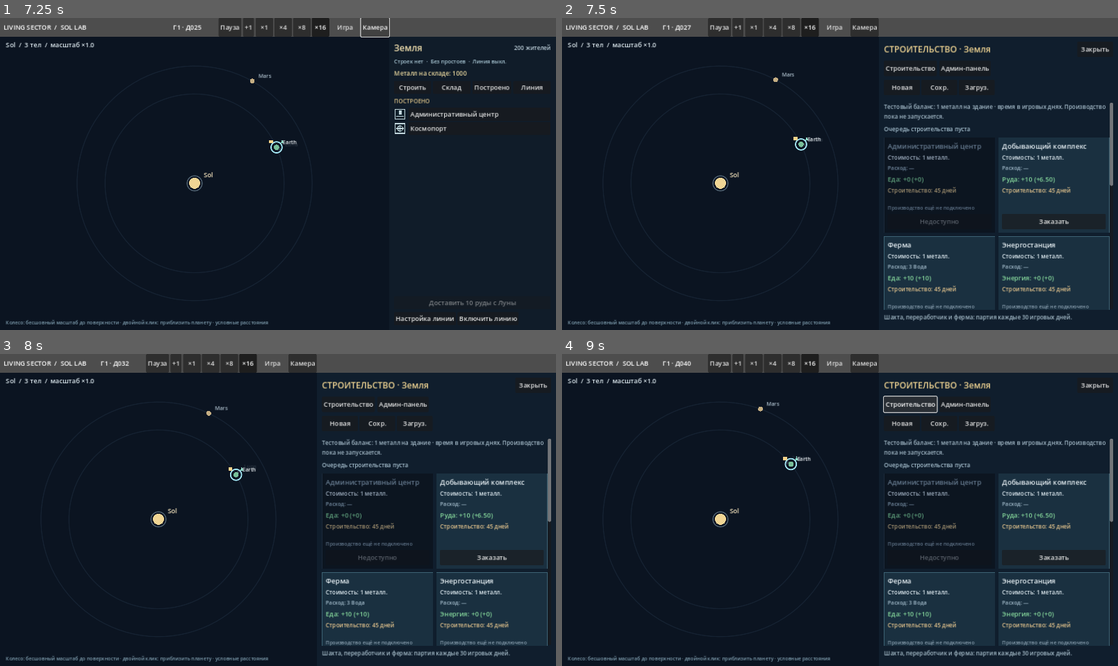
Above: before the commit, frames 1-4 (two rows, left to right).
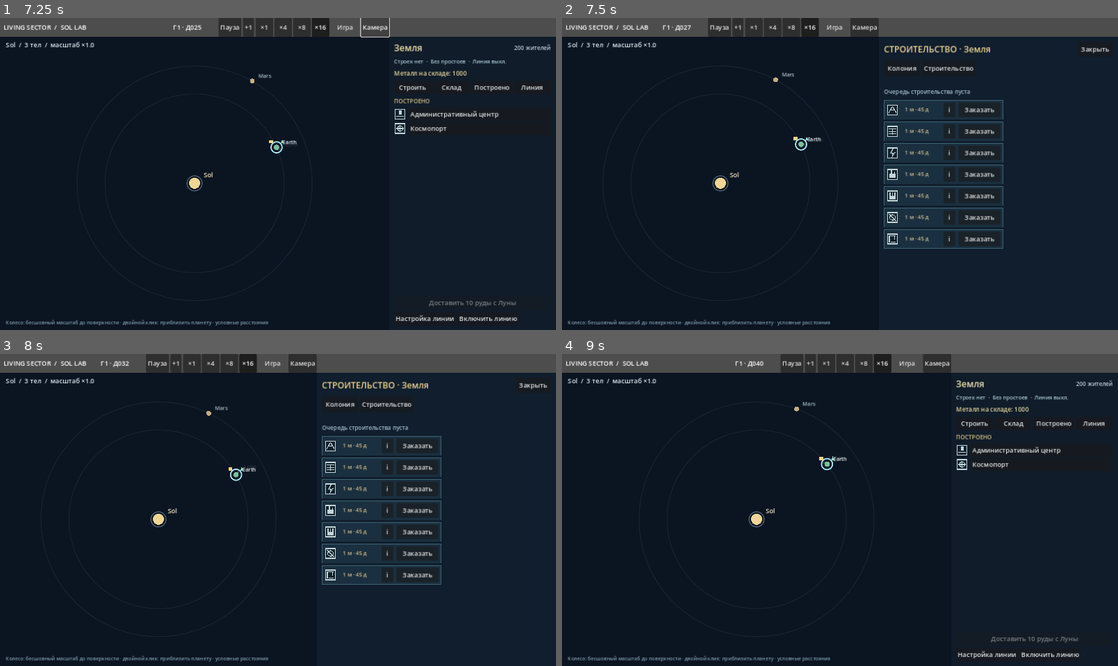
Above: after the commit, the same moments.

Repository: Mefits/Living-Sector
Game: Godot game, scene res://scenes/main.tscn
Two runs of this game, one before a commit and one after it. Both use one fixed random seed, a clock stepped at 60 frames per second and the inputs below.
Inputs (mouse positions are in pixels of both pictures, inside the frame that each line leads up to):
- Up to frame 1 (7.25 s): click "Пауза" at 0.5 s; click "Продолжить" at 1.25 s; click "+1" at 2 s; click "×1" at 2.75 s; click "×4" at 3.5 s; click "×8" at 4.25 s; click "×16" at 5 s; click "Игра" at 5.75 s; click "Камера" at 6.5 s
- Up to frame 2 (7.5 s): click "Строить" at 7.25 s
- Up to frame 3 (8 s): no input
- Up to frame 4 (9 s): click "Строительство" at 8 s; click (901, 403) at 8.75 s, where only the run after the commit has a clickable "Колония"

Frame 1 is identical in both runs. In frame 2, 8.1% of the frame differs, in the area x 57-100%, y 15-98%; in frame 3, 8.1%; in frame 4, 12%, in the area x 18-100%, y 0-98%.

Commit message:
feat(sol_lab): compact build catalog with unique building filtering and colony stock summary

Diff:
--- a/sol_lab/scripts/building_browser.gd
+++ b/sol_lab/scripts/building_browser.gd
@@ -11,6 +11,7 @@
 
 const Model = preload("res://scripts/sol_building_model.gd")
 const Calendar = preload("res://scripts/sol_calendar.gd")
+const Glyph = preload("res://scripts/view/colony_building_glyph.gd")
 var world: Dictionary = {}
 var active_sites: Array = []
 var now_native: float = 0.0
@@ -35,6 +36,8 @@
 var output_labels: Dictionary = {}
 var time_labels: Dictionary = {}
 var scroll: ScrollContainer
+var colony_line: Label
+var build_detail: Label
 
 func _ready() -> void:
  color = Color("#101e2d")
@@ -57,13 +60,11 @@
  var navigation := HBoxContainer.new()
  navigation.add_theme_constant_override("separation", 6)
  layout.add_child(navigation)
+ _button(navigation, "Колония", func(): close_requested.emit())
  _button(navigation, "Строительство", _navigate.bind("build"))
- _button(navigation, "Админ-панель", _navigate.bind("admin_buildings"))
- var game_controls := HBoxContainer.new()
- layout.add_child(game_controls)
- _button(game_controls, "Новая", func(): new_game_requested.emit())
- _button(game_controls, "Сохр.", func(): save_game_requested.emit())
- _button(game_controls, "Загруз.", func(): load_game_requested.emit())
+ colony_line = _label(layout, "", 14, Color("#e1d1a4"))
+ colony_line.clip_text = true
+ colony_line.text_overrun_behavior = TextServer.OVERRUN_TRIM_ELLIPSIS
 
  tabs = HBoxContainer.new()
  tabs.add_theme_constant_override("separation", 4)
@@ -88,6 +89,14 @@
  world = source_world
  config = settings
  body_id = selected_id
+ var residents: int = 0
+ for value in world.get("populations", []):
+  if str(value.get("facility_id", "")) == body_id + "-colony":
+   residents += int(value.get("population_count", 0))
+ var warehouse_present: bool = Model.colony(world, body_id)
+ set_colony_summary(str(Model.PLANET_NAMES.get(body_id, body_id)),
+  residents, {"present": warehouse_present,
+   "supply": {"metals": Model.stock(world, body_id)}})
  _navigate("admin_buildings" if admin else "build")
  show()
 
@@ -116,6 +125,17 @@
   return
  body_id = new_id
  _navigate(page)
+
+func set_colony_summary(name_ru: String, residents: int,
+        inventory: Dictionary) -> void:
+ var supply: Dictionary = inventory.get("supply", {})
+ var state: String = ("%s · %d жителей · металл %s" % [
+  name_ru, residents,
+  Model.batch_amount(float(supply.get("metals", 0)))]) if bool(
+  inventory.get("present", false)) else name_ru + " · нет колонии"
+ if colony_line != null:
+  colony_line.text = state
+  colony_line.tooltip_text = state
 
 func set_dock_width(value: float) -> void:
  dock_width = maxf(260.0, value)
@@ -158,9 +178,10 @@
  queue_rows.clear()
  queue_membership.clear()
  queue_mounted = false
+ build_detail = null
  grid = null
  scroll.scroll_vertical = 0
- feedback.text = "Шахта, переработчик и ферма: партия каждые 30 игровых дней."
+ feedback.text = ""
  var planet_name: String = ("Земля" if body_id == "earth"
   else ("Луна" if body_id == "luna" else "Марс"))
  if page == "build":
@@ -186,38 +207,39 @@
   _button(footer, "Сброс", func(): reset_requested.emit())
 
 func _cards(editable: bool) -> void:
- _label(cards_root, "Тестовый баланс: 1 металл на здание · время в игровых днях." +
-  " Производство пока не запускается.", 14, Color("#a3b9c7"))
  if not editable:
   queue_panel = VBoxContainer.new()
   cards_root.add_child(queue_panel)
   _refresh_queue()
+  build_detail = _label(cards_root, "", 14, Color("#afc8d4"))
+  build_detail.autowrap_mode = TextServer.AUTOWRAP_WORD_SMART
+  build_detail.hide()
  grid = GridContainer.new()
- grid.columns = 3
+ grid.columns = 3 if editable else 1
  grid.size_flags_horizontal = Control.SIZE_EXPAND_FILL
- grid.add_theme_constant_override("h_separation", 8)
- grid.add_theme_constant_override("v_separation", 8)
+ grid.add_theme_constant_override("h_separation", 7)
+ grid.add_theme_constant_override("v_separation", 5)
  cards_root.add_child(grid)
  var buildings: Dictionary = config.get("buildings", {})
  for building in Model.BUILDINGS:
   var id: String = str(building["id"])
   var row: Dictionary = buildings.get(id, {})
   var available: bool = Model.available(building, buildings, world, body_id)
+  var existing: bool = Model.built_or_pending(world, body_id, id)
   var card := PanelContainer.new()
   var style := StyleBoxFlat.new()
-  style.bg_color = Color("#1a3040") if available else Color("#111c29")
-  style.border_color = Color("#3d6374") if available else Color("#27394b")
+  style.bg_color = Color("#1a3040") if available or editable else Color("#111c29")
+  style.border_color = Color("#3d6374") if available or editable else Color("#27394b")
   style.set_border_width_all(1)
-  style.set_content_margin_all(9)
+  style.set_content_margin_all(6)
   card.add_theme_stylebox_override("panel", style)
   grid.add_child(card)
   card_nodes.append(card)
-  var stack := VBoxContainer.new()
-  stack.add_theme_constant_override("separation", 5)
-  card.add_child(stack)
-  var name_label: Label = _label(stack, str(building["name"]), 17,
-   Color("#e7f0f4") if available or editable else Color("#8da3b2"))
   if editable:
+   var stack := VBoxContainer.new()
+   stack.add_theme_constant_override("separation", 5)
+   card.add_child(stack)
+   var name_label: Label = _label(stack, str(building["name"]), 16)
    _spin(stack, "Металлы", float(row.get("metals", 0)),
     _edit_building.bind(id, "metals"), 1, 100000)
    _spin(stack, "Дней", float(row.get("days", 45)),
@@ -229,43 +251,58 @@
    if str(building["product"]) != "none":
     _spin(stack, "Базовый выпуск", float(row.get("base", 0)),
      _edit_building.bind(id, "base"), 1, 100000)
+   output_labels[id] = _label(stack, _production(building), 15)
+   time_labels[id] = _label(stack, _construction_time(building), 13)
   else:
-   _label(stack, "Стоимость: %d металл." % int(
-    row.get("metals", 1)), 14)
-   var inputs: Array[String] = []
-   for resource in building.get("inputs", {}).keys():
-    inputs.append("%d %s" % [
-     int(row.get("input_" + str(resource), 0)),
-     Model.resource_label(str(resource))])
-   _label(stack, "Расход: " + (
-    " + ".join(inputs) if not inputs.is_empty() else "—"), 13,
-    Color("#a4bdcc"))
-  output_labels[id] = _label(stack, _production(building), 16,
-   Color("#85d79b"))
-  time_labels[id] = _label(stack, _construction_time(building), 14,
-   Color("#e0c18b"))
-  var spacer := Control.new()
-  spacer.size_flags_vertical = Control.SIZE_EXPAND_FILL
-  stack.add_child(spacer)
-  if id not in ["mining_rig", "refinery"]:
-   _label(stack, "Производство ещё не подключено", 12,
-    Color("#889eae"))
-  if not editable:
-   var action := _button(stack,
-    "Заказать" if available else "Недоступно",
+   card.visible = not existing
+   var line := HBoxContainer.new()
+   line.add_theme_constant_override("separation", 7)
+   card.add_child(line)
+   var symbol := Glyph.new()
+   symbol.kind = id
+   symbol.tint = Color("#c4d5d8")
+   line.add_child(symbol)
+   var label: Label = _label(line, str(building["name"]), 15,
+    Color("#e7f0f4") if available else Color("#8da3b2"))
+   label.size_flags_horizontal = Control.SIZE_EXPAND_FILL
+   label.clip_text = true
+   label.text_overrun_behavior = TextServer.OVERRUN_TRIM_ELLIPSIS
+   var price := _label(line, "%d м · %d д" % [
+    int(row.get("metals", 1)),
+    Model.construction_days(building, buildings)], 13,
+    Color("#d5bb8c"))
+   price.custom_minimum_size.x = 88
+   var info := _button(line, "i", _show_building_detail.bind(id))
+   info.custom_minimum_size = Vector2(30, 32)
+   var action := _button(line,
+    "Заказать" if available else "Нет ресурсов",
     _request_build.bind(id))
+   action.custom_minimum_size = Vector2(104, 32)
    action.disabled = not available
-   if not available:
-    card.modulate = Color(0.71, 0.74, 0.79, 1.0)
    build_controls[id] = {
-    "card": card, "title": name_label, "button": action,
-    "available": available
+    "card": card, "title": label, "button": action,
+    "available": available, "hidden": existing
    }
  _fit_cards()
 
+func _show_building_detail(building_id: String) -> void:
+ if build_detail == null:
+  return
+ var item: Dictionary = Model.find_building(building_id)
+ if item.is_empty():
+  return
+ var inputs: Array[String] = []
+ for resource in item.get("inputs", {}).keys():
+  var value: int = int(config["buildings"][building_id].get(
+   "input_" + str(resource), item["inputs"][resource]))
+  inputs.append("%d %s" % [value, Model.batch_unit(str(resource))])
+ var output: String = _production(item) if str(item.get("product", "")) != "none" else "Сервисное здание"
+ build_detail.text = "%s · %s · %s · Расход: %s" % [
+  str(item["name"]), _construction_time(item), output,
+  ", ".join(inputs) if not inputs.is_empty() else "нет"]
+ build_detail.show()
+
 func refresh_build_availability() -> void:
- # A production batch or completed site changes stock/eligibility,
- # not the structure of the card grid. Preserve every scene node.
  if not visible or page != "build":
   return
  var buildings: Dictionary = config.get("buildings", {})
@@ -274,24 +311,31 @@
   var controls: Dictionary = build_controls.get(id, {})
   if controls.is_empty():
    continue
+  var existing: bool = Model.built_or_pending(world, body_id, id)
+  var card: PanelContainer = controls["card"]
+  card.visible = not existing
   var available: bool = Model.available(building, buildings, world, body_id)
   if available == bool(controls["available"]):
    continue
   controls["available"] = available
-  var card: PanelContainer = controls["card"]
-  var box: StyleBoxFlat = card.get_theme_stylebox("panel") as StyleBoxFlat
-  box.bg_color = Color("#1a3040") if available else Color("#111c29")
-  box.border_color = Color("#3d6374") if available else Color("#27394b")
-  card.modulate = Color.WHITE if available else Color(0.71, 0.74, 0.79, 1.0)
+  var style: StyleBoxFlat = card.get_theme_stylebox("panel") as StyleBoxFlat
+  style.bg_color = Color("#1a3040") if available else Color("#111c29")
+  style.border_color = Color("#3d6374") if available else Color("#27394b")
   (controls["title"] as Label).add_theme_color_override("font_color",
    Color("#e7f0f4") if available else Color("#8da3b2"))
   var action: Button = controls["button"]
-  action.text = "Заказать" if available else "Недоступно"
+  action.text = "Заказать" if available else "Нет ресурсов"
   action.disabled = not available
   build_controls[id] = controls
 
 func _fit_cards() -> void:
  if grid == null or not is_instance_valid(grid):
+  return
+ if page != "admin_buildings":
+  grid.columns = 1
+  for card in card_nodes:
+   if is_instance_valid(card):
+    card.custom_minimum_size = Vector2(0, 48)
   return
  var columns: int = 3 if dock_width >= 690.0 else (
   2 if dock_width >= 475.0 else 1)
@@ -300,8 +344,7 @@
   float(columns - 1) * 8.0) / float(columns))
  for card in card_nodes:
   if is_instance_valid(card):
-   card.custom_minimum_size = Vector2(maxf(145.0, cell_width),
-    385.0 if page == "admin_buildings" else 235.0)
+   card.custom_minimum_size = Vector2(maxf(145.0, cell_width), 385.0)
 
 func _production(building: Dictionary) -> String:
  var resource: String = str(building["product"])
